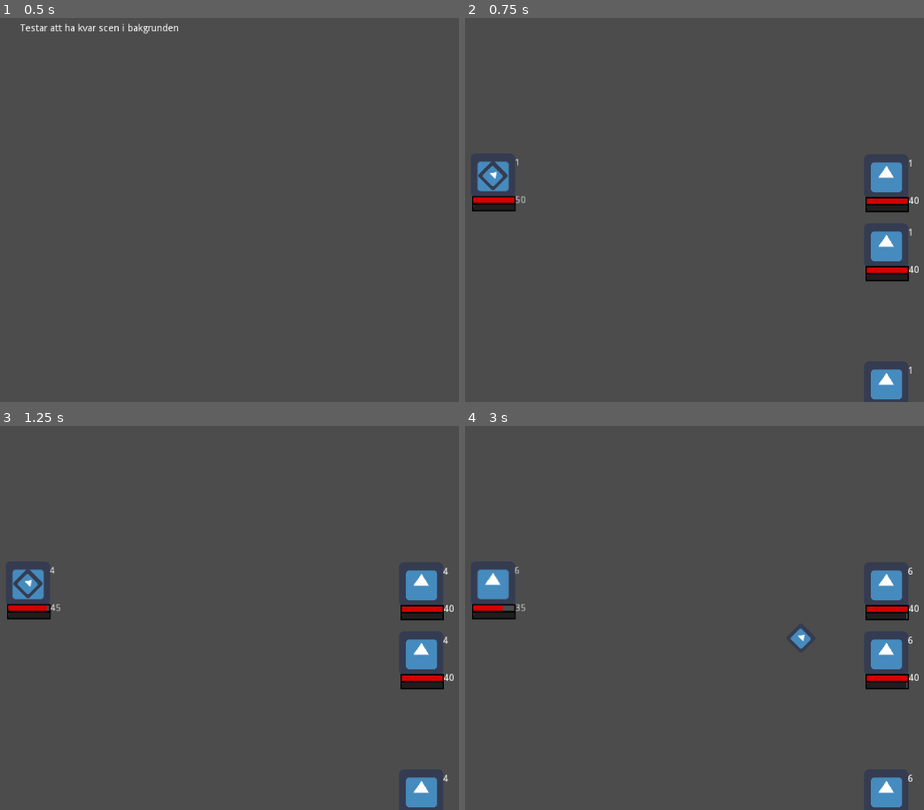
Above: before the commit, frames 1-4 (two rows, left to right).
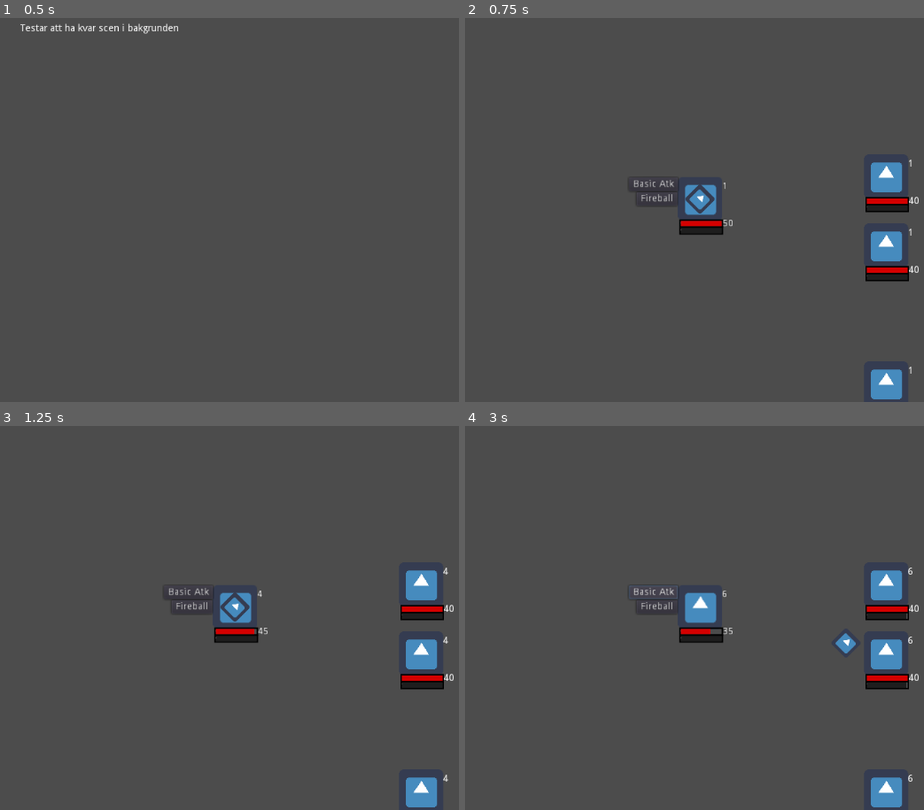
Above: after the commit, the same moments.

Repository: h19mili/Projekt_Fleorune.VM
Game: Godot game, scene res://Test_combat.tscn
The game is run twice, just before and just after one commit, with the same random seed, the same clock (stepped at 60 frames per second) and the same inputs. The engine's default icon, where the game draws it, is replaced by a stand-in: a white triangle on a blue panel in a dark square.
Inputs (mouse positions are in pixels of both pictures, inside the frame that each line leads up to):
- Up to frame 1 (0.5 s): no input
- Up to frame 2 (0.75 s): tap Enter (ui_accept) at 0.5 s; hold Right (ui_right) from 0.53 s (still down); tap A (ui_a) at 0.6 s
- Up to frame 3 (1.25 s): keep holding Right (ui_right); tap Enter (ui_accept) at 0.77 s
- Up to frame 4 (3 s): release Right (ui_right) at 1.25 s; click (657, 606) at 1.25 s, where only the run after the commit has a clickable "Fireball"; click (653, 591) at 2 s, where only the run after the commit has a clickable "Basic Atk"; tap Enter (ui_accept) at 2.75 s; hold Down (ui_down) from 2.78 s (still down); tap A (ui_a) at 2.85 s

Frame 1 is identical in both runs. In frame 2, 1.9% of the frame differs, in the area x 1-59%, y 36-57%; in frame 3, 1.9%; in frame 4, 2.4%, in the area x 1-86%, y 36-60%.

Commit message:
skills.V1

Diff:
--- a/Battler.gd
+++ b/Battler.gd
@@ -9,6 +9,7 @@
 var selectable : bool = false setget set_selectable
 export var Party_member = false
 onready var target_global_position = self.global_position
+onready var bars = $Bars
 
 var Max_HP : int
 var Current_HP : int
@@ -21,6 +22,7 @@
 func _ready():
 	init(Max_HP, Current_HP)
 	selectable = true
+
 	pass
 
 func _process(delta):
@@ -69,5 +71,6 @@
 			print("Enemy Attack")
 
 
-func my_turn(targets):
+func Boxlista():
+	bars
 	pass
--- a/Enemy.gd
+++ b/Enemy.gd
@@ -36,3 +36,6 @@
 			return i
 		else:
 			print("NO PLAYER FOUND!!")
+
+func monster_attack(targets):
+	pass
--- a/Job.gd
+++ b/Job.gd
@@ -4,7 +4,7 @@
 
 onready var stats = get_node("..")
 onready var skills = $Skills
-export(Array) var Starting_skills #= ["res://Skills/Fireball.tres"]
+export(Array) var Starting_skills
 var skilllista = []
 export(PackedScene) var character_skills_scene : PackedScene
 
--- a/Player karaktär/Player.tscn
+++ b/Player karaktär/Player.tscn
@@ -14,11 +14,8 @@
 [ext_resource path="res://Skills/Fireball.tres" type="Resource" id=12]
 
 [node name="Player" type="Node2D"]
-position = Vector2( -268.303, -1.335 )
+position = Vector2( 31.4688, 32.545 )
 script = ExtResource( 5 )
-__meta__ = {
-"_edit_group_": true
-}
 
 [node name="Sprite" type="Sprite" parent="."]
 texture = ExtResource( 3 )
@@ -85,3 +82,35 @@
 
 [node name="Battler_Action" type="Node" parent="."]
 script = ExtResource( 6 )
+
+[node name="Bars" type="VBoxContainer" parent="."]
+margin_left = -115.948
+margin_top = 84.5961
+margin_right = -75.9483
+margin_bottom = 124.596
+__meta__ = {
+"_edit_use_anchors_": false
+}
+
+[node name="Button" type="Button" parent="."]
+margin_left = -92.4957
+margin_top = -9.96877
+margin_right = -33.4957
+margin_bottom = 10.0312
+action_mode = 0
+text = "Fireball"
+__meta__ = {
+"_edit_use_anchors_": false
+}
+
+[node name="Button2" type="Button" parent="."]
+margin_left = -103.496
+margin_top = -31.3952
+margin_right = -32.4957
+margin_bottom = -11.3952
+text = "Basic Atk"
+__meta__ = {
+"_edit_use_anchors_": false
+}
+[connection signal="pressed" from="Button" to="." method="Fireball_Button"]
+[connection signal="pressed" from="Button2" to="." method="Basic_AtkButton"]
--- a/Player.gd
+++ b/Player.gd
@@ -2,6 +2,7 @@
 
 
 var Etarget : Battler
+onready var Mana = get_node("Mana_bar")
 onready var select_arrow = get_node("../../Arrow")
 # Called when the node enters the scene tree for the first time.
 func _ready():
@@ -32,3 +33,21 @@
 func Attack():
 	if Current_HP > 0 && selected:
 		Etarget.Current_HP -= CURRENT_DMG
+
+
+func Fireball_Button():
+	if selected == true:
+		Etarget = select_arrow.active_target
+		Etarget.Current_HP -= 7
+		Mana.Current_mana -= 5
+		Mana._Manabar()
+		emit_signal("turn_done")
+	pass
+
+
+func Basic_AtkButton():
+	if selected == true:
+		Etarget = select_arrow.active_target
+		Etarget.Current_HP -= 4
+		emit_signal("turn_done")
+	pass
--- a/Skills/Fireball.tres
+++ b/Skills/Fireball.tres
@@ -4,7 +4,7 @@
 
 [resource]
 script = ExtResource( 1 )
-Skill_name = "firecall"
+Skill_name = "fireball"
 Skill_text = "A ball of fire"
 mana_cost = 5
 base_damage = 10
